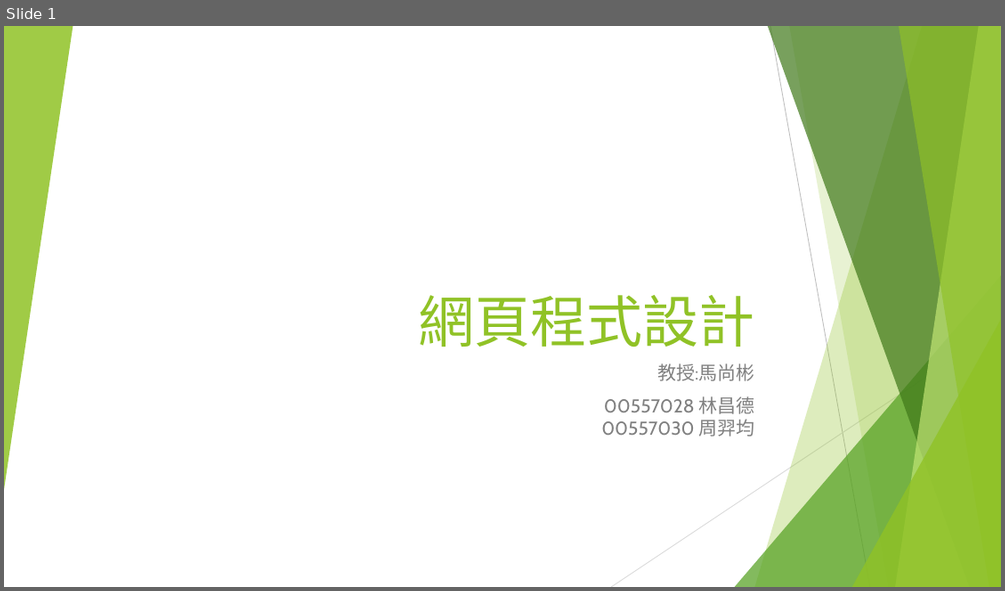
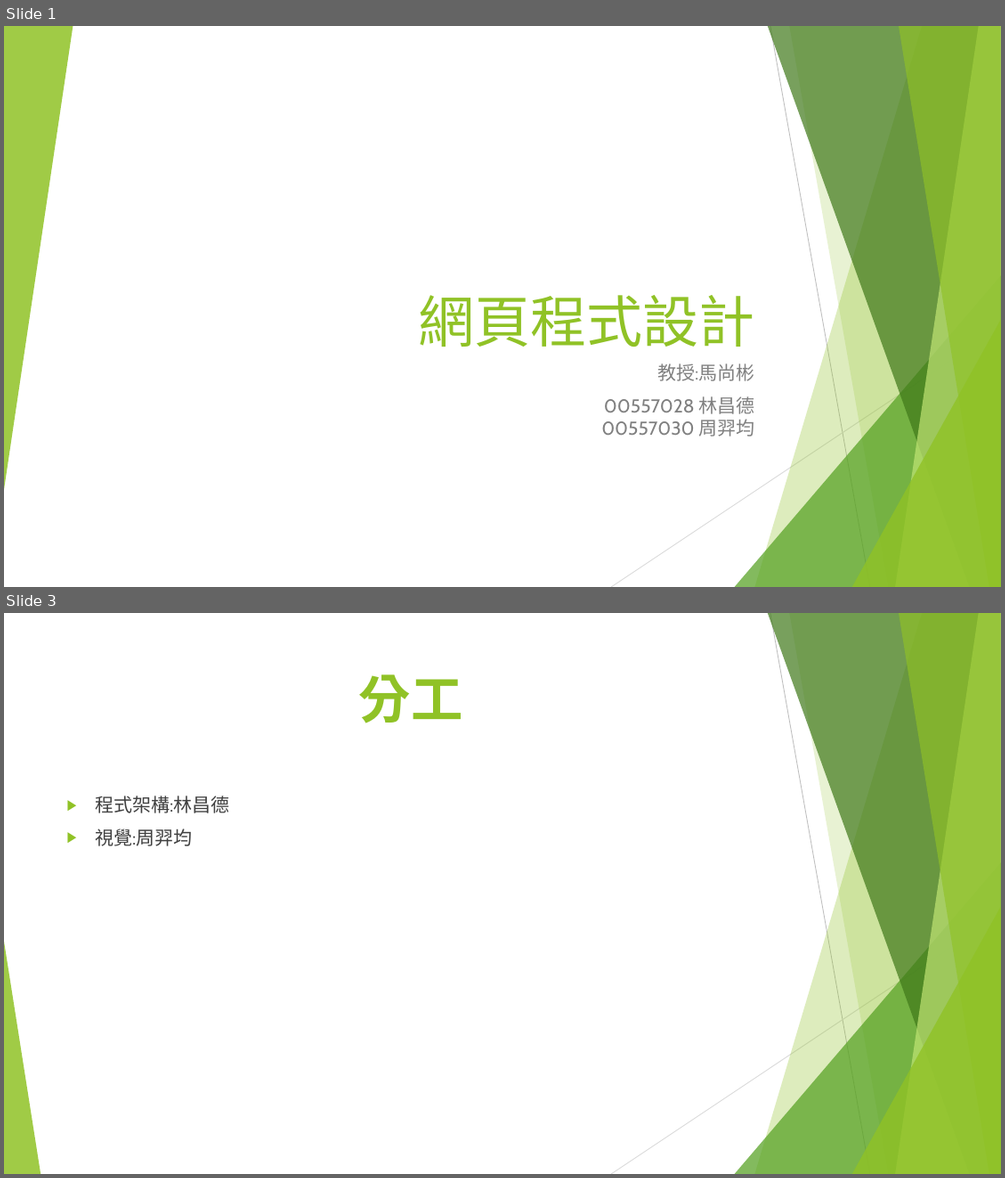
Before and after one commit to zhouharry/ntoucswebpage, a slide deck: report.pptx. Shown one above the other, each under a label of ours: slide 1 before the commit, slides 1 and 3 after it; the slides between them are not shown. The pictures are 1005x591 and 1005x1178 pixels, drawn with LibreOffice and Linux fonts; fonts in the diff are those of the drawing. Boxes give left, top, right and bottom in pixels: in the first picture for what was removed or moved away, otherwise in the second. Text is boxed around its words. In the diff, an @@ line names an element or a change of style, - is before the commit and + after.

Commit message:
update ppt

```diff
--- a/report.pptx
+++ b/report.pptx
@@ slide 3 added at (x1=4, y1=613, x2=1001, y2=1174), background #FFFFFF; not listed: 9 template elements that a slide beside it also shows @@
@@ title added at (x1=359, y1=674, x2=463, y2=723), 50 pt, text #90C226, bold @@
+分工
@@ text added at (x1=95, y1=795, x2=229, y2=846), 18 pt, text #404040 @@
+▶ 程式架構:林昌德
+▶ 視覺:周羿均
@@ triangle added at (x1=4, y1=941, x2=40, y2=1174), fill #90C226 at 85% opacity @@
```
Also in this commit, not shown: 1 slide changed.
